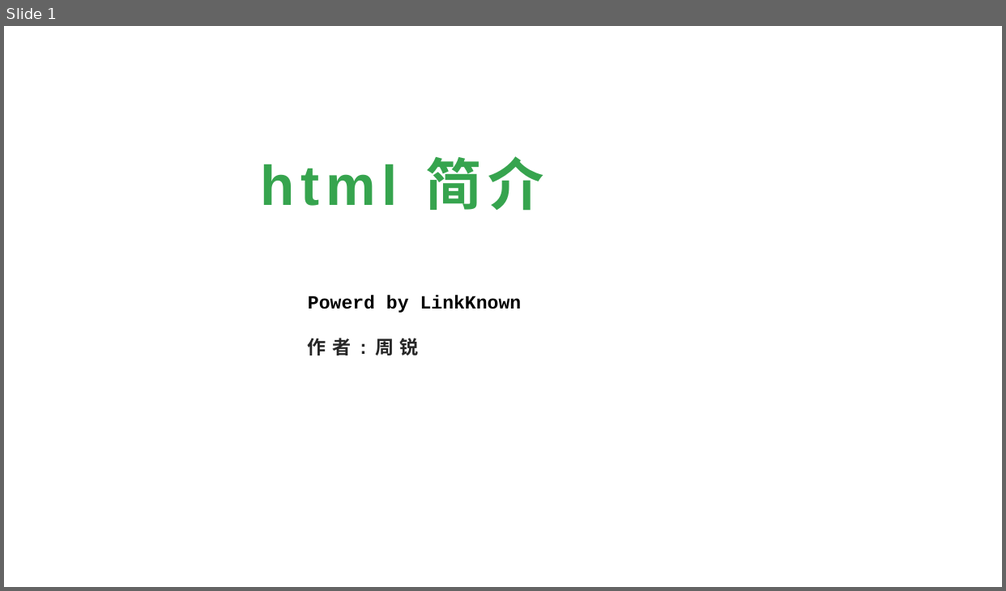
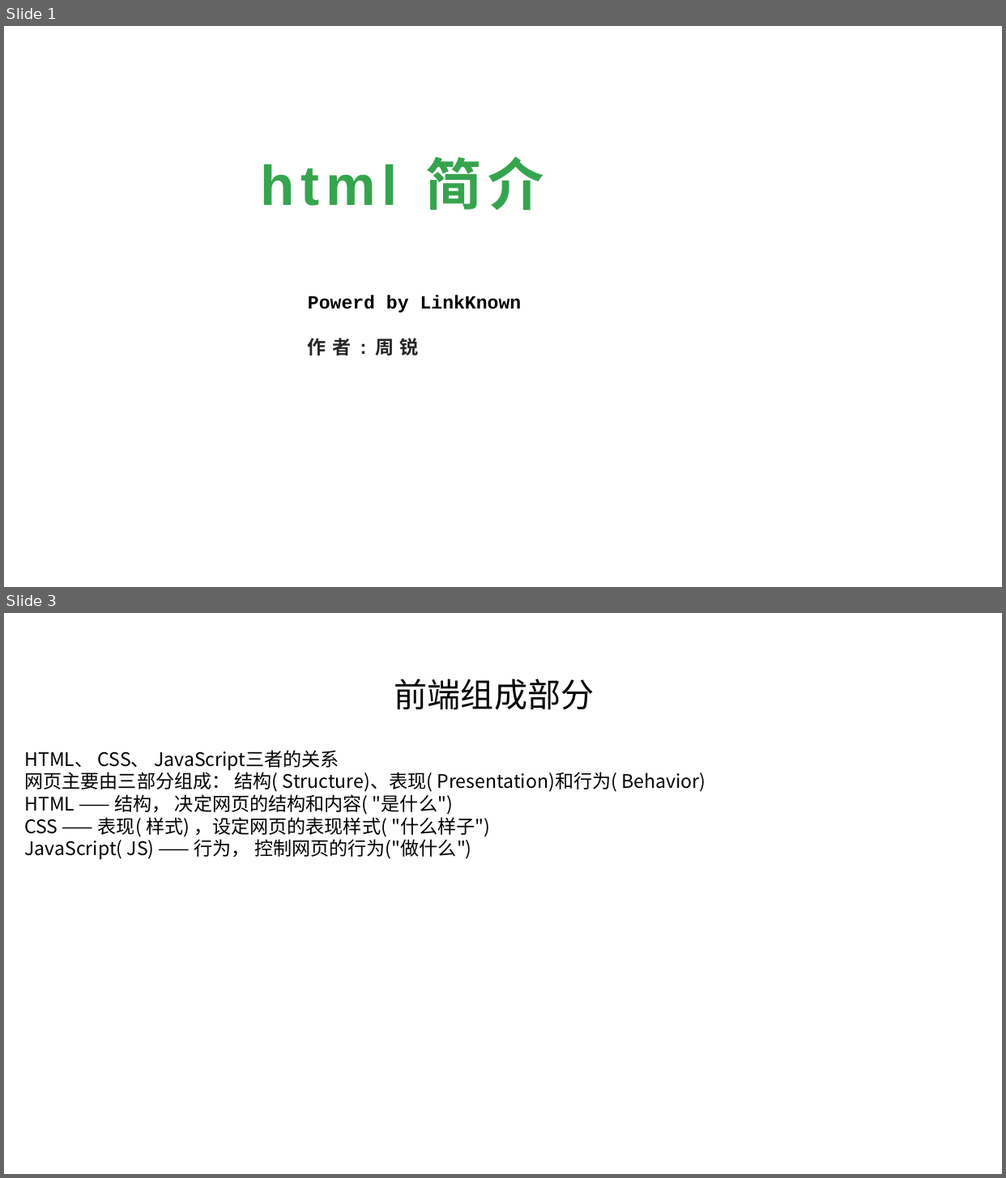
Before and after one commit to linkknown/PPT, a slide deck: 前端PPT/html 简介.pptx. Shown one above the other, each under a label of ours: slide 1 before the commit, slides 1 and 3 after it; the slides between them are not shown. The pictures are 1006x591 and 1006x1178 pixels, drawn with LibreOffice and Linux fonts; fonts in the diff are those of the drawing; background and template pictures are left out. Boxes give left, top, right and bottom in pixels: in the first picture for what was removed or moved away, otherwise in the second. Text is boxed around its words. In the diff, an @@ line names an element or a change of style, - is before the commit and + after.

```diff
--- a/前端PPT/html 简介.pptx
+++ b/前端PPT/html 简介.pptx
@@ slide 3 added at <box>4,613,1002,1174</box>, background picture (left out) @@
@@ text added at <box>394,679,594,710</box>, 32 pt, text #000000 @@
+前端组成部分
@@ text added at <box>24,750,705,860</box>, 18 pt, text #000000 @@
+HTML、 CSS、 JavaScript三者的关系
+网页主要由三部分组成： 结构( Structure)、表现( Presentation)和行为( Behavior)
+HTML —— 结构， 决定网页的结构和内容( "是什么")
+CSS —— 表现( 样式) ，设定网页的表现样式( "什么样子")
+JavaScript( JS) —— 行为， 控制网页的行为("做什么")
```
Also in this commit, not shown: 32 slides changed, 2 other slides added.
